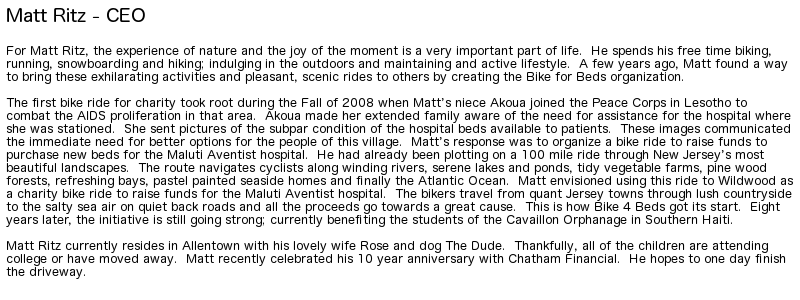
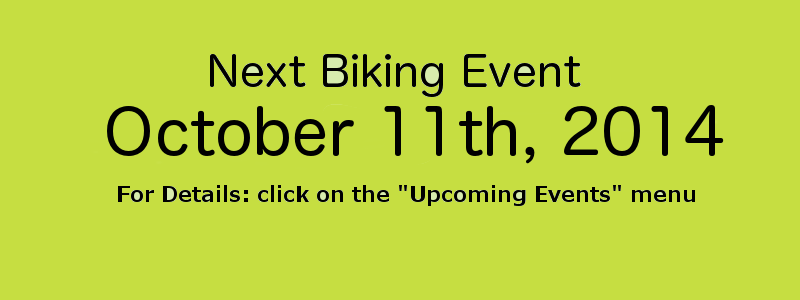
Comparing the layer stacks of the two (800, 300) images. Changes:
renamed "October 4th, 2014" to "October 11th, 2014", showed it, painted on it over (x1=107, y1=105, x2=724, y2=164)
hid "Matt Ritz - CEO ..." over (x1=6, y1=8, x2=793, y2=279)
hid "Layer" over (x1=0, y1=0, x2=800, y2=299)
showed "NextBikeEventFall.png" over (x1=0, y1=0, x2=800, y2=300)
